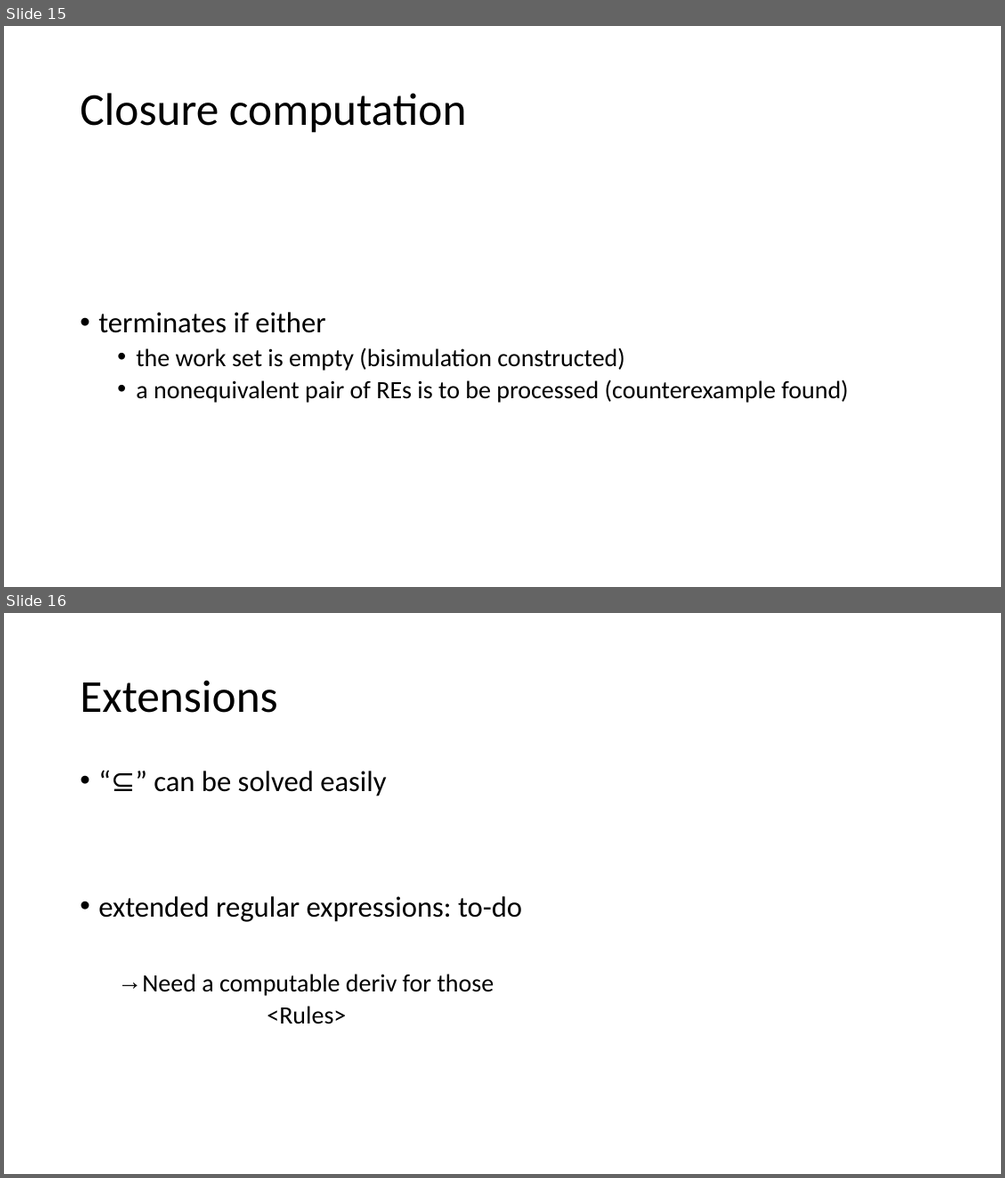
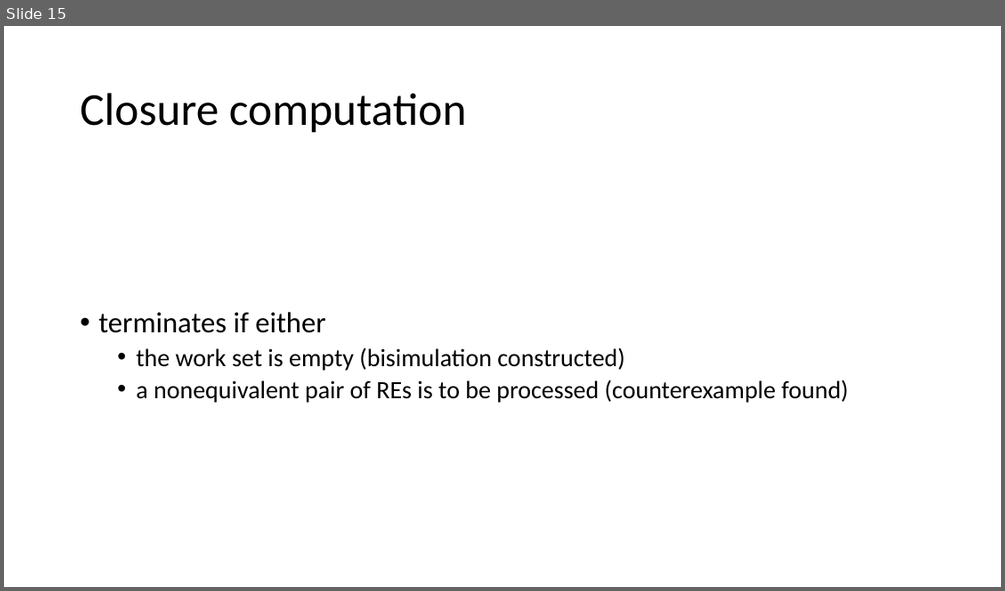
Before and after one commit to Helli/fds_seminar, a slide deck: slides.pptx. Shown one above the other, each under a label of ours: slides 15 and 16 before the commit, slide 15 after it. The pictures are 1005x1178 and 1005x591 pixels, drawn with LibreOffice and Linux fonts; fonts in the diff are those of the drawing. Boxes give left, top, right and bottom in pixels: in the first picture for what was removed or moved away, otherwise in the second. Text is boxed around its words. In the diff, an @@ line names an element or a change of style, - is before the commit and + after.

```diff
--- a/slides.pptx
+++ b/slides.pptx
@@ slide 16 removed at (x1=4, y1=613, x2=1001, y2=1174), background #FFFFFF @@
@@ title removed at (x1=80, y1=680, x2=277, y2=713) @@
-Extensions
@@ text removed at (x1=98, y1=771, x2=522, y2=1024) @@
-• “⊆” can be solved easily
-• extended regular expressions: to-do
-  → Need a computable deriv for those
-  <Rules>
```
Also in this commit, not shown: 2 slides added, 4 other slides removed.
